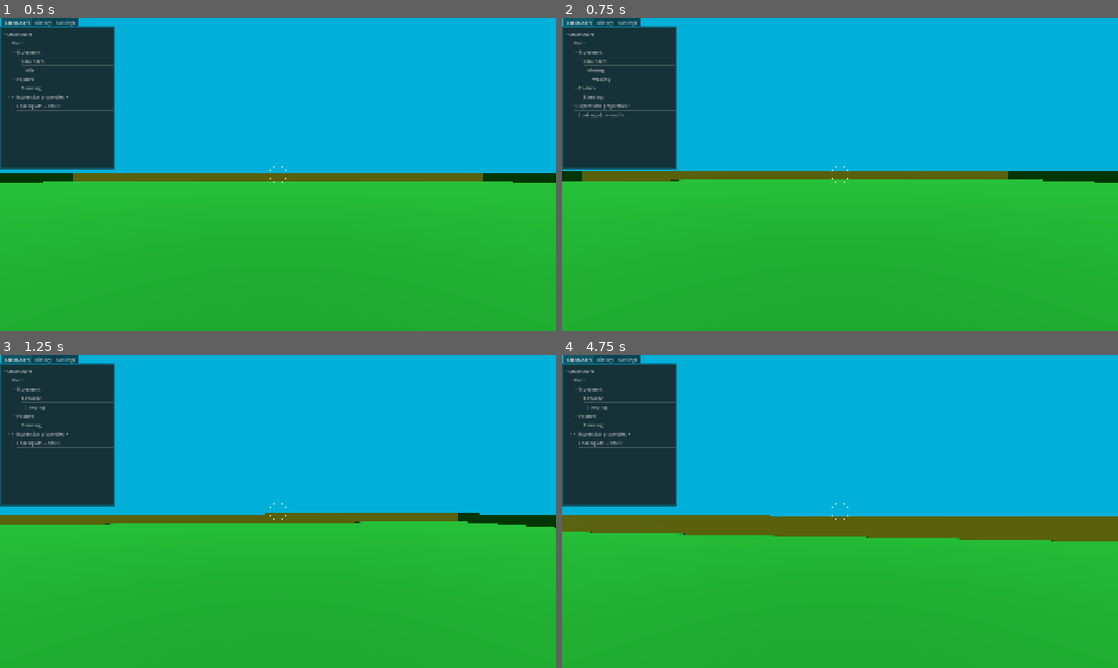
Above: before the commit, frames 1-4 (two rows, left to right).
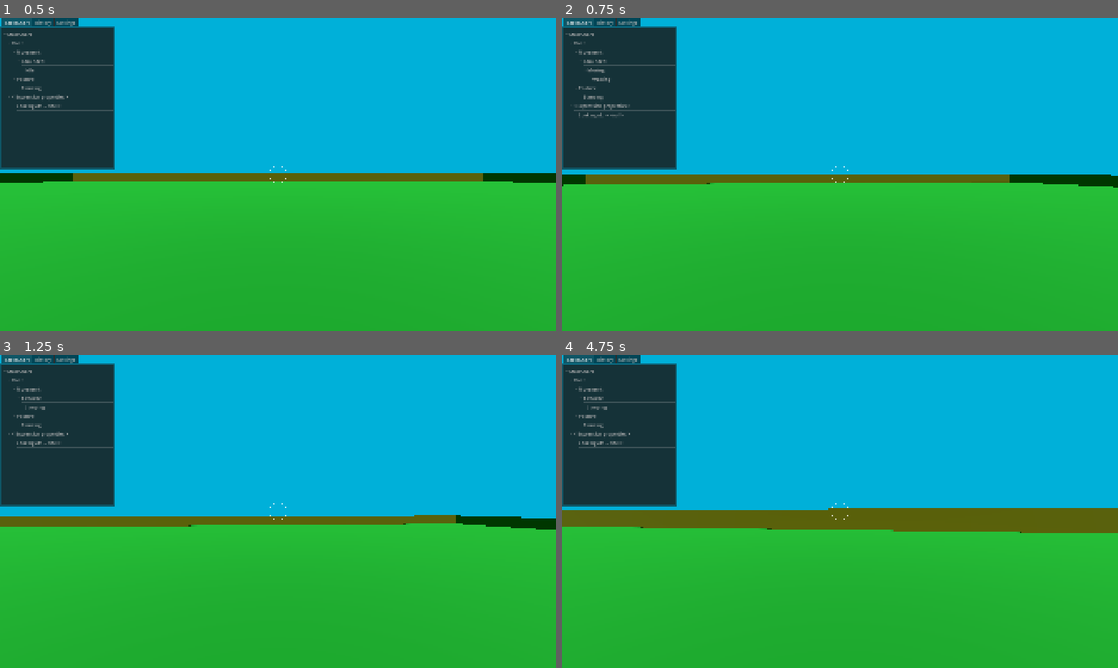
Above: after the commit, the same moments.

Repository: janisl/rpg-core
Game: Godot game, scene res://systems/main_scene.tscn
The game is run twice, just before and just after one commit, with the same random seed, the same clock (stepped at 60 frames per second) and the same inputs.
Inputs (mouse positions are in pixels of both pictures, inside the frame that each line leads up to):
- Up to frame 1 (0.5 s): no input
- Up to frame 2 (0.75 s): tap Enter at 0.5 s; move the mouse to (867, 174) at 0.52 s; hold W (forward) from 0.53 s (still down); hold Z (test) from 0.53 s (still down)
- Up to frame 3 (1.25 s): keep holding W (forward); keep holding Z (test); tap Space (jump) at 0.77 s
- Up to frame 4 (4.75 s): keep holding W (forward); move the mouse to (812, 511) at 1.27 s; release Z (test) at 1.28 s; tap Shift (crouch) at 1.35, 4.35 s; tap Space (jump) at 1.52, 3.02, 3.77, 4.52 s; tap Z (test) at 1.55, 2.3, 2.85, 4.55 s; move the mouse to (851, 505) at 2.02 s; hold Ctrl (sprint) 2.03-2.78 s; move the mouse to (834, 517) at 2.77 s; move the mouse to (878, 514) at 3.52 s; hold Z (test) 3.53-4.28 s; move the mouse to (795, 508) at 4.27 s

Frame 1 is identical in both runs. In frame 2, 2.2% of the frame differs, in the area x 0-100%, y 48-55%; in frame 3, 1.4%; in frame 4, 4.4%, in the area x 0-100%, y 48-60%.

Commit message:
Add support for screenshake effect.

Diff:
--- a/actors/player/camera_effects.gd
+++ b/actors/player/camera_effects.gd
@@ -23,6 +23,11 @@
 @export var enable_weapon_kick := true
 @export var weapon_decay := 0.5
 
+@export_group("Screen shake")
+@export var enable_screen_shake := true
+@export var min_screen_shake := 0.05
+@export var max_screen_shake := 0.5
+
 var _fall_value := 0.0
 var _fall_timer := 0.0
 
@@ -32,6 +37,8 @@
 
 var _weapon_kick_angles := Vector3.ZERO
 
+var _screen_shake_tween: Tween
+
 
 func _process(delta: float) -> void:
 	_calcuate_view_offset(delta)
@@ -39,7 +46,7 @@
 
 func _unhandled_input(event: InputEvent) -> void:
 	if event.is_action_pressed("test"):
-		add_weapon_kick(2.0, 2.0, 2.0)
+		add_screen_shake(2.0, 5.0)
 
 
 func add_fall_kick(fall_strength: float) -> void:
@@ -62,6 +69,14 @@
 	_damage_pitch = deg_to_rad(pitch) * forward_dot
 	_damage_roll = deg_to_rad(roll) * right_dot
 	_damage_timer = damage_time
+
+
+func add_screen_shake(amount: float, seconds: float) -> void:
+	if _screen_shake_tween:
+		_screen_shake_tween.kill()
+
+	_screen_shake_tween = create_tween()
+	_screen_shake_tween.tween_method(_update_screen_shake.bind(amount), 0.0, 1.1, seconds).set_ease(Tween.EASE_OUT)
 
 
 func _calcuate_view_offset(delta: float) -> void:
@@ -105,3 +120,10 @@
 
 	position = offset
 	rotation = angles
+
+
+func _update_screen_shake(alpha: float, amount: float) -> void:
+	amount = remap(amount, 0.0, 1.1, min_screen_shake, max_screen_shake)
+	var current_shake_amount = amount * (1.0 - alpha)
+	h_offset = randf_range(-current_shake_amount, current_shake_amount)
+	v_offset = randf_range(-current_shake_amount, current_shake_amount)
